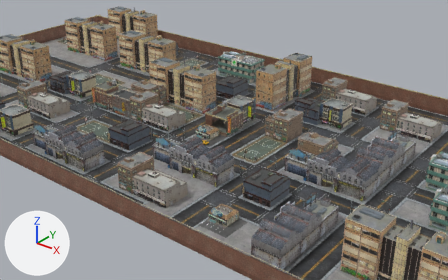
A saved change to the glTF model models/gltf/Mapa_op.glb.
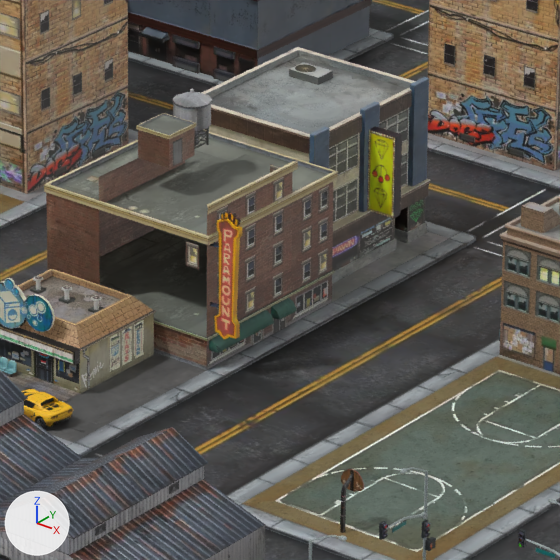
Each version appears first from a 50 mm camera at (113.7, -191.2, 177.3) aimed at (-118.8, 99.4, -2.9), and next in a close-up on the part from 44% to 61% of the width and 32% to 58% of the height. Lighting does not change. The marker at lower left points along +X, +Y and +Z. Where no turn or scale is listed for an object, it has been applied to the vertices.

Names of what the first close-up shows: 'BD_ConcreteBlock1', 'Filler_Apartments2.003', 'LM_Basketball10', 'LM_Laundrette_pasted__pCube65', 'pCube6.003', 'pasted__pCube1.001', 'pasted__pCube1.004', 'pasted__pCube20.001', 'pasted__pCube20.004', 'pasted__polySurface17.004', 'pasted__polySurface6.009', 'pasted__polySurface804.001'.
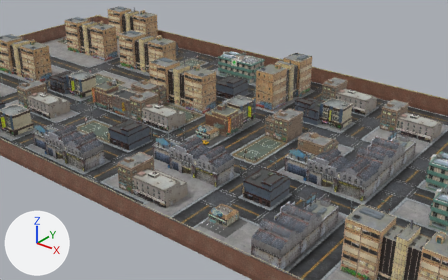
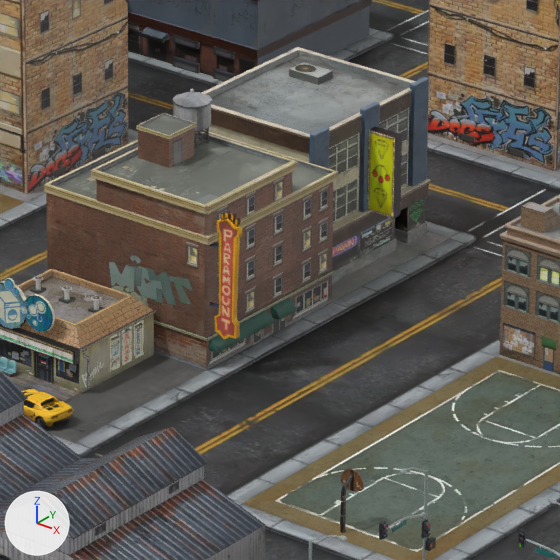
Changed parts and their boxes (x1, y1, x2, y2) in the close-ups (560 x 560 px):
'pCube6.138', added: after (91, 132, 295, 337)
'polySurface1.001', unchanged, covered by the edit: before (99, 228, 334, 341); after (154, 270, 334, 341)
'pCube102.001', unchanged, covered by the edit: before (99, 158, 185, 202)

Patch to the scene script:
```diff
--- a/models/gltf/Mapa_op.glb.py
+++ b/models/gltf/Mapa_op.glb.py
@@ mat_paramount_001 @@
+mat_paramount_001 = principled_material('Paramount.001')
+mat_paramount_001.texture = img_paramount
+mat_paramount_001.roughness = 0.553
@@ me_mesh_1327 @@
+me_mesh_1327.from_pydata(...)  # 30 vertices, 40 faces; spans x -6.32..6.32, y -6.32..6.32, z -1.5..11.19
+me_mesh_1327.materials.append(mat_paramount_001)  # picture img_paramount
@@ ob_pcube6_138 @@
+ob_pcube6_138 = bpy.data.objects.new('pCube6.138', me_mesh_1327)
+ob_pcube6_138.location = (-122.19, 104.42, 4.7)
```
